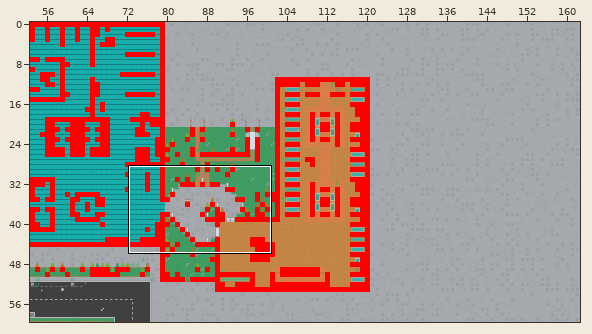
Tiled map -- app/assets/MapLib.tmx. Above: a wide view before the commit, with the close-up outlined.
Close-up. Before:
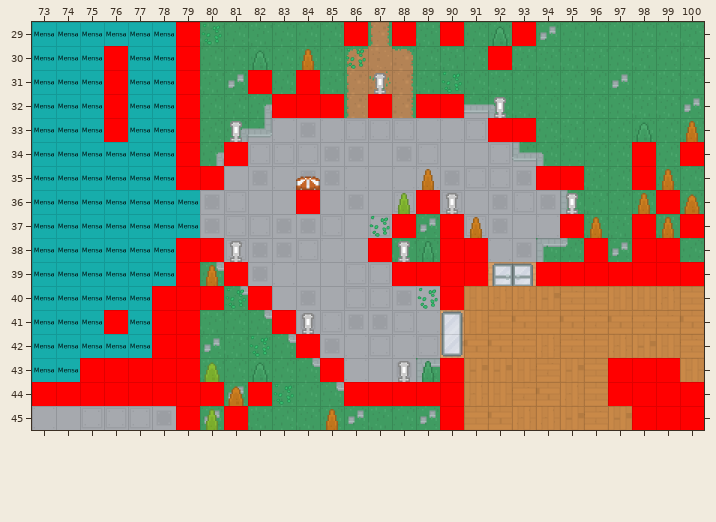
Cells are 64x64 px. Shown: x 73..100, y 29..45. The commit also changed other parts of the map, which this record leaves out.
After:
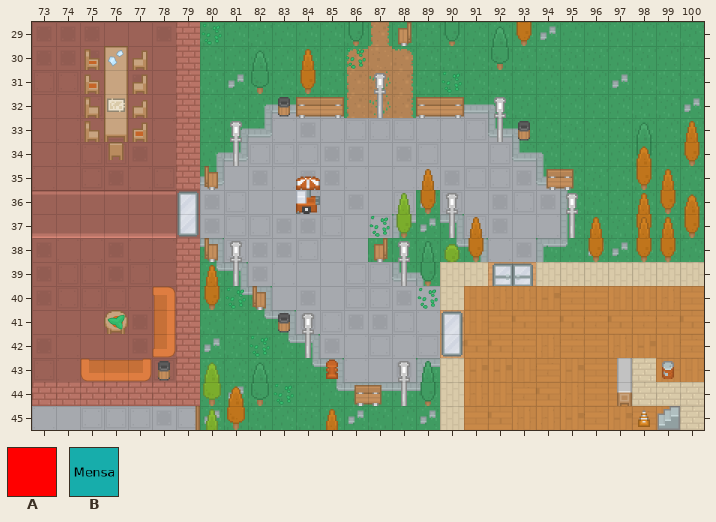
Key: from "Collision": A 0; from "Level": B 1.
_ is an empty cell.
Tiles replaced or removed in this view: A, B.
Edits made:
Changed rows in their new state; . is an unchanged cell.
Layer "Level" (now hidden):
first column x 73:
29 ______.
30 ___.__.
31 ___.__.
32 ___.__.
33 ___.__.
34 ______.
35 ______.
36 _______
37 _______
38 ______.
39 ______.
40 _____..
41 ___._..
42 _____..
43 __.....
Layer "Collision" (now hidden):
first column x 73:
29 ......_......_._._.._.......
30 ..._.._............_........
31 ..._.._.._._................
32 ..._.._...___._.__..........
33 ..._.._............__.......
34 ......_._................_._
35 ......__.............__.._..
36 ..........._...._........._.
37 ..............._._...._.._._
38 ......__......_..__...._.__.
39 ......_._......____.._______
40 .....___._......._..........
41 ..._.__..._.................
42 .....__...._................
43 .._____....._...._......___.
44 ________._..._____......____
45 ......_._........_.......___
Changed places in both close-ups, as pixel boxes (x1, y1, x2, y2):
removed: (32, 22, 488, 430)
removed: (488, 22, 536, 70)
removed: (488, 118, 536, 142)
removed: (536, 142, 704, 286)
removed: (608, 358, 704, 430)
